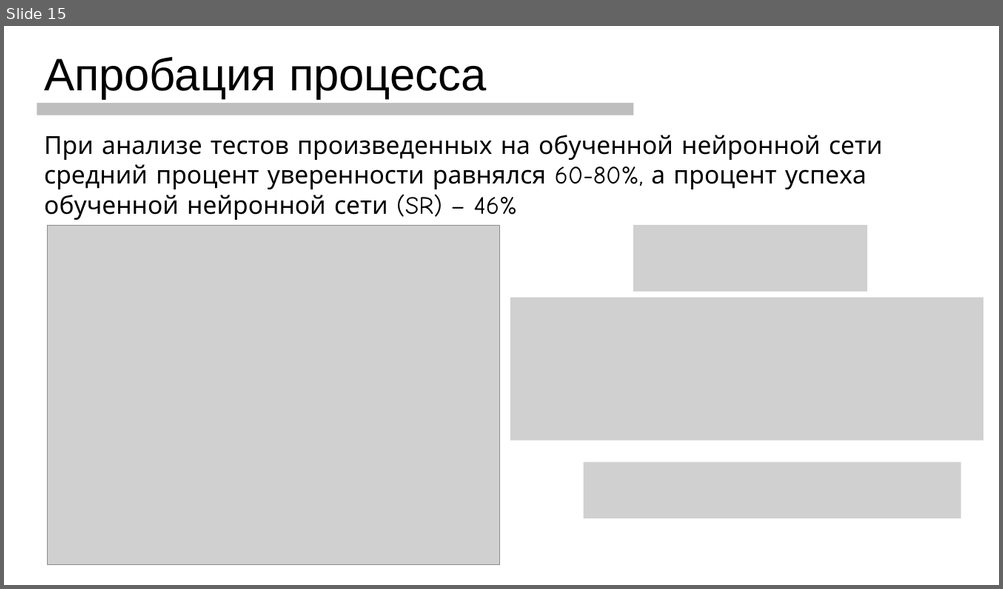
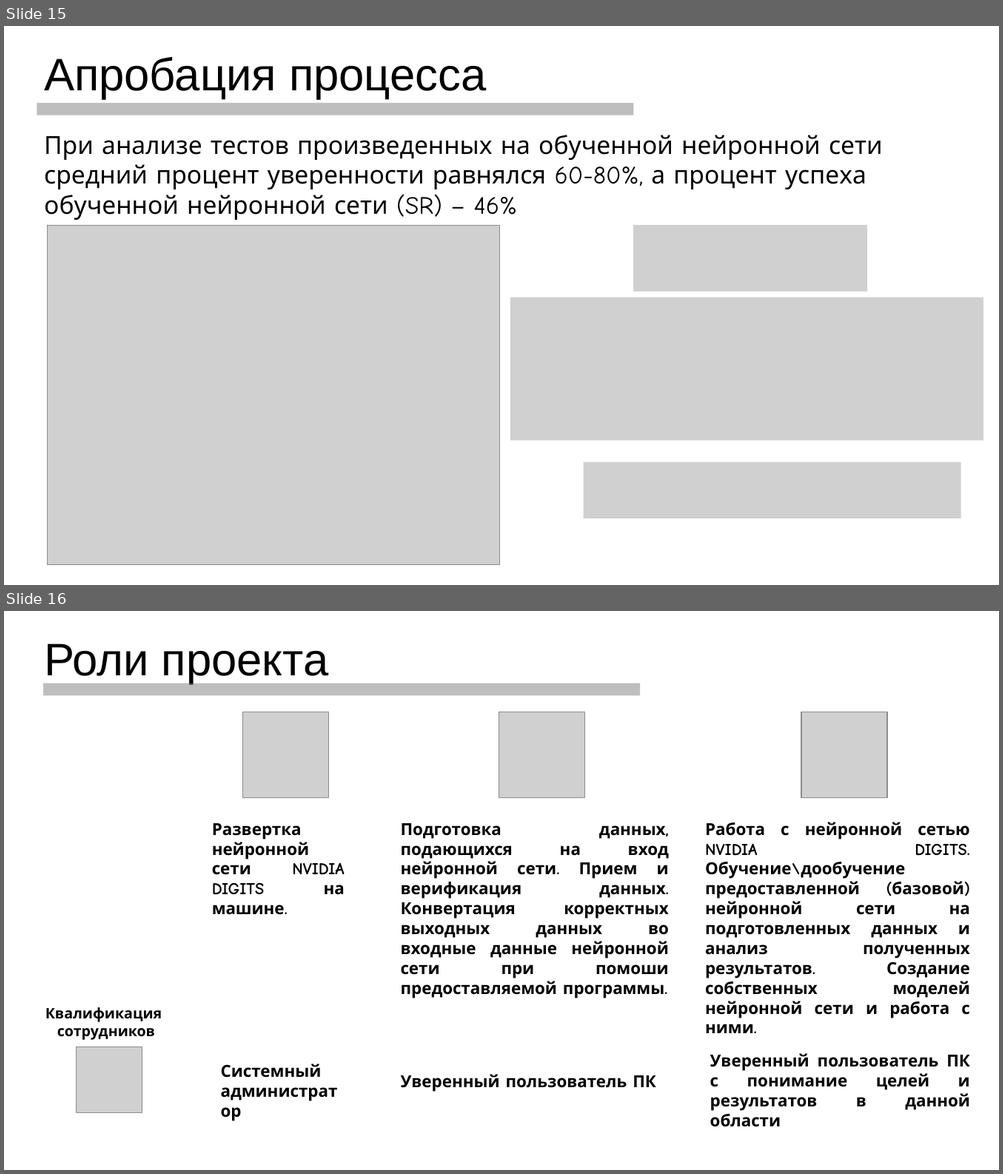
Before and after one commit to pooh2014/ARTIFICIAL-INTELLIGENCE, a slide deck: Documents/Презентация отчет.pptx. Shown one above the other, each under a label of ours: slide 15 before the commit, slides 15 and 16 after it. The pictures are 1003x589 and 1003x1174 pixels, drawn with LibreOffice and Linux fonts; fonts in the diff are those of the drawing; grey boxes stand for pictures; background and template pictures are left out. Boxes give left, top, right and bottom in pixels: in the first picture for what was removed or moved away, otherwise in the second. Text is boxed around its words. In the diff, an @@ line names an element or a change of style, - is before the commit and + after.

```diff
--- a/Documents/Презентация отчет.pptx
+++ b/Documents/Презентация отчет.pptx
@@ slide 16 added at [4,611,999,1170], background picture (left out) @@
@@ text added at [44,644,328,684], 44 pt, text #000000 @@
+Роли проекта
@@ line added from (43, 689) to (640, 689), #808080 12 pt @@
@@ picture added at [243,712,329,797] @@
@@ picture added at [499,712,585,797] @@
@@ picture added at [801,712,887,797] @@
@@ text added at [212,823,344,915], 16 pt, text #000000, bold @@
+Развертка нейронной сети NVIDIA DIGITS на машине.
@@ text added at [401,823,669,998], 16 pt, text #000000, bold @@
+Подготовка данных, подающихся на вход нейронной сети. Прием и верификация данных. Конвертация корректных выходных данных во входные данные нейронной сети при помоши предоставляемой программы.
@@ text added at [705,822,970,1034], 16 pt, text #000000, bold @@
+Работа с нейронной сетью NVIDIA DIGITS. Обучение\дообучение предоставленной (базовой) нейронной сети на подготовленных данных и анализ полученных результатов. Создание собственных моделей нейронной сети и работа с ними.
@@ text added at [45,1008,162,1040], 14 pt, text #000000, bold @@
+Квалификация
+сотрудников
@@ picture added at [77,1048,142,1113] @@
@@ text added at [710,1054,970,1111], 16 pt, text #000000, bold @@
+Уверенный пользователь ПК с понимание целей и результатов в данной области
@@ text added at [221,1064,321,1078], 16 pt, text #000000, bold @@
+Системный администратор
@@ text added at [401,1074,656,1091], 16 pt, text #000000, bold @@
+Уверенный пользователь ПК
```
Also in this commit, not shown: 3 slides changed, 1 other slide added, 1 slide removed.
